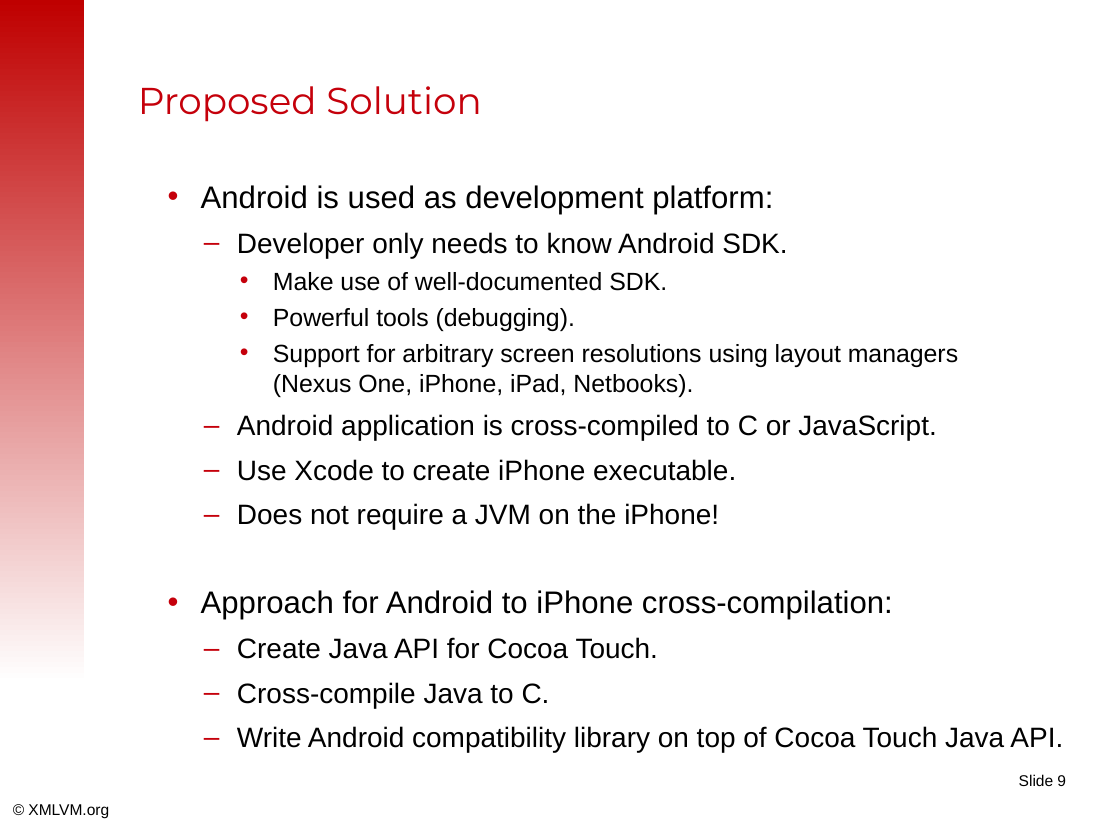
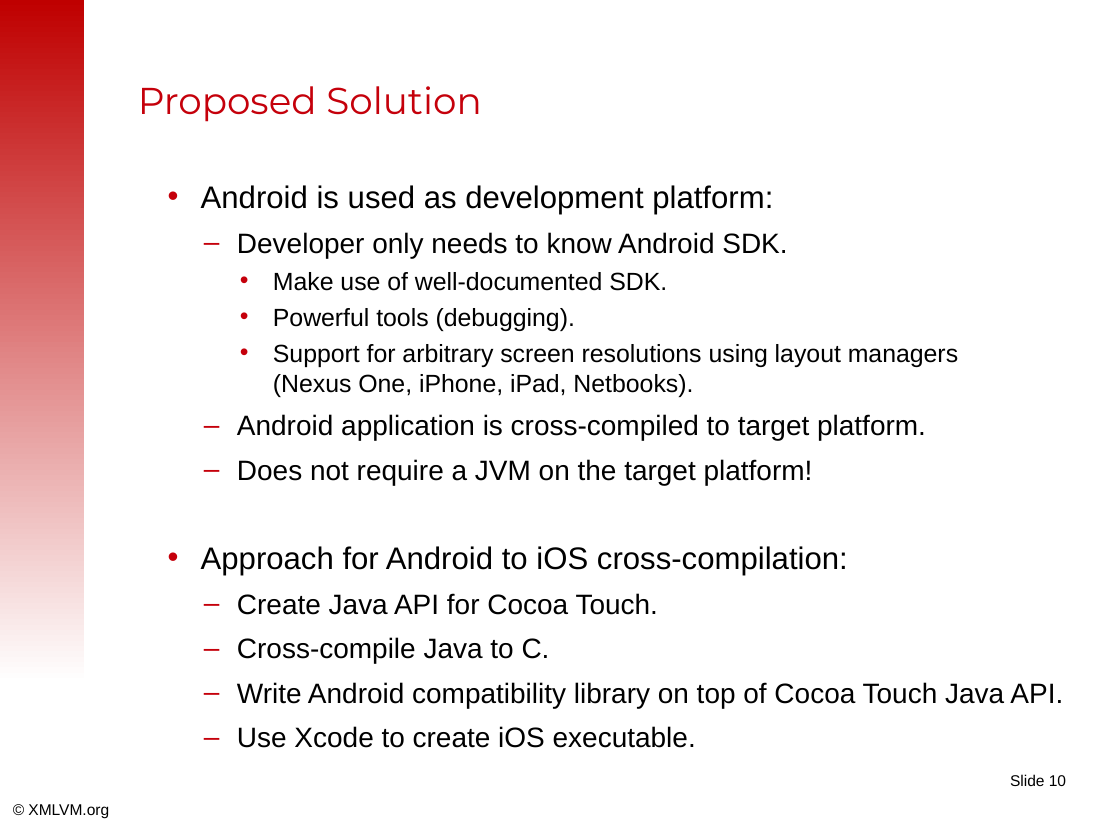
Before and after one commit to tisoft/xmlvm, a slide deck: slide 10 of doc/slides/android2iphone-master.odp (slide 9 before the commit). Drawn at 1120x840 pixels with LibreOffice and Linux fonts; fonts in the diff are those of the drawing; background and template pictures are left out. Boxes give left, top, right and bottom in pixels: in the first picture for what was removed or moved away, otherwise in the second. Text is boxed around its words. In the diff, an @@ line names an element or a change of style, - is before the commit and + after.

```diff
--- a/doc/slides/android2iphone-master.odp
+++ b/doc/slides/android2iphone-master.odp
@@ text at bbox=[201, 414, 926, 575]: text changed @@
-  – Android application is cross-compiled to C or JavaScript.
-  – Use Xcode to create iPhone executable.
-  – Does not require a JVM on the iPhone!
-• Approach for Android to iPhone cross-compilation:
+  – Android application is cross-compiled to target platform.
+  – Does not require a JVM on the target platform!
+• Approach for Android to iOS cross-compilation:
@@ text at bbox=[237, 726, 696, 748]: paragraph added @@
+  – Use Xcode to create iOS executable.
@@ page number at bbox=[1010, 774, 1066, 786]: text changed @@
-Slide 9
+Slide 10
```
Also in this commit, not shown: 13 other slides changed, 4 slides added, 3 slides removed.
